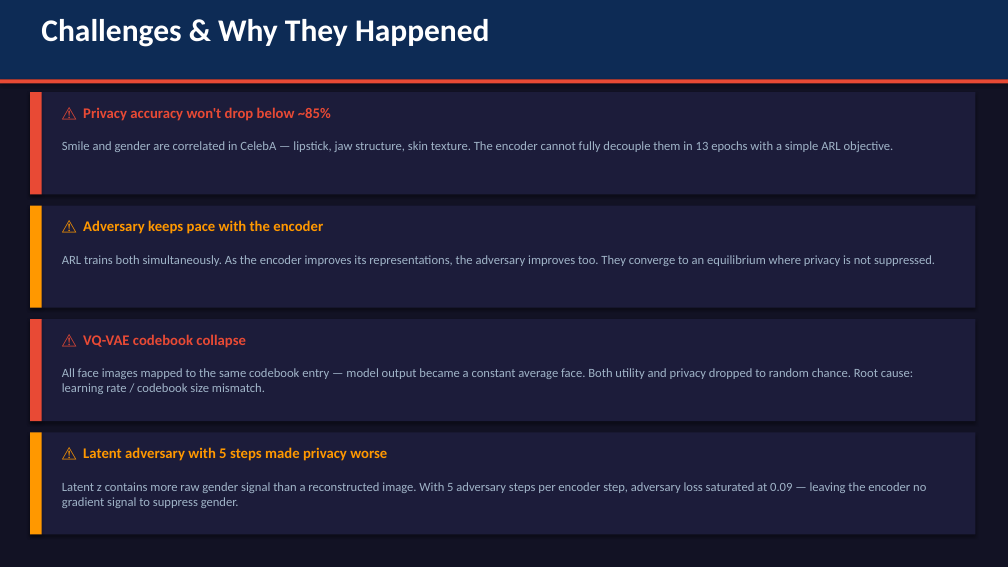
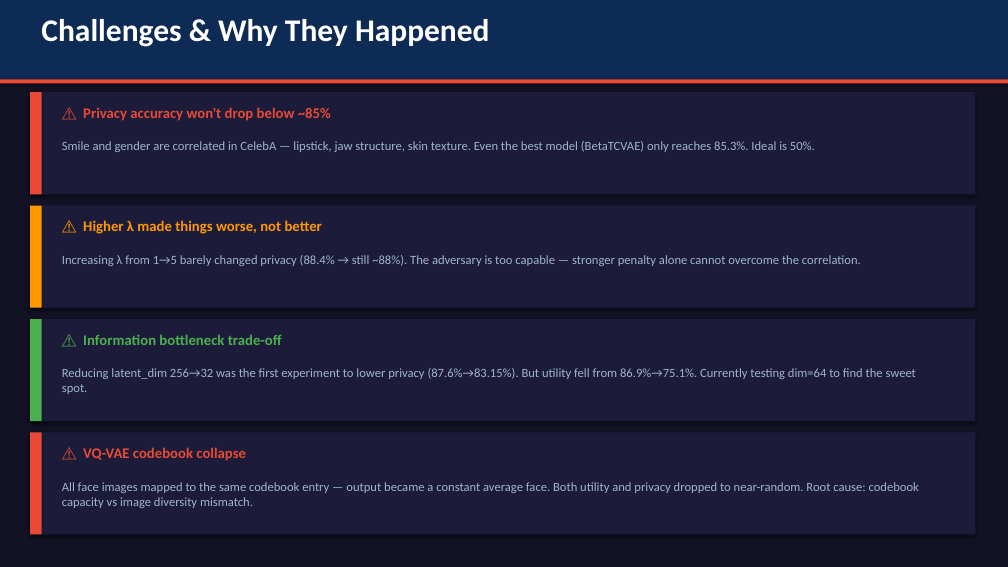
Before and after one commit to mh-mubashir/privacy-preserving-extension, a slide deck: slide 17 of Privacy_Preserving_Edge_Vision_Final.pptx (slide 16 before the commit). Drawn at 1008x567 pixels with LibreOffice and Linux fonts; fonts in the diff are those of the drawing. Boxes give left, top, right and bottom in pixels: in the first picture for what was removed or moved away, otherwise in the second. Text is boxed around its words. In the diff, an @@ line names an element or a change of style, - is before the commit and + after.

Commit message:
update presentation with full 10-epoch results for all 5 models
Replace incomplete 3-epoch results with final evaluated numbers:
- FactorVAE: 87.0% utility (best), 88.7% privacy
- BetaTCVAE: 84.6% utility, 85.3% privacy (best privacy, tied BetaVAE)
- Add F1 score column to results table

Add information bottleneck ablation slide showing latent_dim 256/32/64
trade-off — first experiment to measurably reduce privacy accuracy.

Update challenges slide to reflect correct findings (FactorVAE did not
collapse with full training; bottleneck trade-off is now the key result).

```diff
--- a/Privacy_Preserving_Edge_Vision_Final.pptx
+++ b/Privacy_Preserving_Edge_Vision_Final.pptx
@@ text at (x1=62, y1=141, x2=815, y2=152): text changed @@
-Smile and gender are correlated in CelebA — lipstick, jaw structure, skin texture. The encoder cannot fully decouple them in 13 epochs with a simple ARL objective.
+Smile and gender are correlated in CelebA — lipstick, jaw structure, skin texture. Even the best model (BetaTCVAE) only reaches 85.3%. Ideal is 50%.
@@ text at (x1=83, y1=220, x2=322, y2=234): text changed @@
-⚠ Adversary keeps pace with the encoder
+⚠ Higher λ made things worse, not better
@@ text at (x1=62, y1=255, x2=861, y2=266): text changed @@
-ARL trains both simultaneously. As the encoder improves its representations, the adversary improves too. They converge to an equilibrium where privacy is not suppressed.
+Increasing λ from 1→5 barely changed privacy (88.4% → still ~88%). The adversary is too capable — stronger penalty alone cannot overcome the correlation.
@@ rectangle at (x1=30, y1=319, x2=42, y2=421): fill #E84A35 to #4CAF50 @@
@@ text at (x1=83, y1=334, x2=282, y2=345): text changed; text colour #E84A35 to #4CAF50 @@
-⚠ VQ-VAE codebook collapse
+⚠ Information bottleneck trade-off
@@ text at (x1=62, y1=368, x2=916, y2=394): text changed @@
-All face images mapped to the same codebook entry — model output became a constant average face. Both utility and privacy dropped to random chance. Root cause: learning rate / codebook size mismatch.
+Reducing latent_dim 256→32 was the first experiment to lower privacy (87.6%→83.15%). But utility fell from 86.9%→75.1%. Currently testing dim=64 to find the sweet spot.
@@ rectangle at (x1=30, y1=433, x2=42, y2=535): fill #FF9800 to #E84A35 @@
@@ text at (x1=83, y1=447, x2=246, y2=461): text changed; text colour #FF9800 to #E84A35 @@
-⚠ Latent adversary with 5 steps made privacy worse
+⚠ VQ-VAE codebook collapse
@@ text at (x1=62, y1=482, x2=919, y2=508): text changed @@
-Latent z contains more raw gender signal than a reconstructed image. With 5 adversary steps per encoder step, adversary loss saturated at 0.09 — leaving the encoder no gradient signal to suppress gender.
+All face images mapped to the same codebook entry — output became a constant average face. Both utility and privacy dropped to near-random. Root cause: codebook capacity vs image diversity mismatch.
```
Also in this commit, not shown: 3 other slides changed, 1 slide added, 2 other files.
